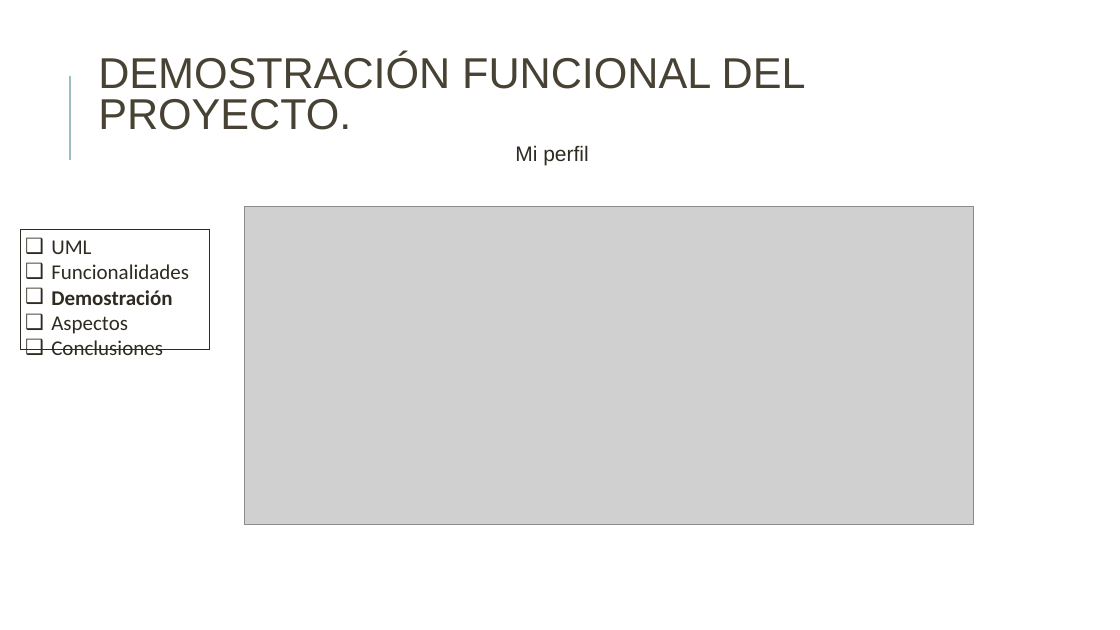
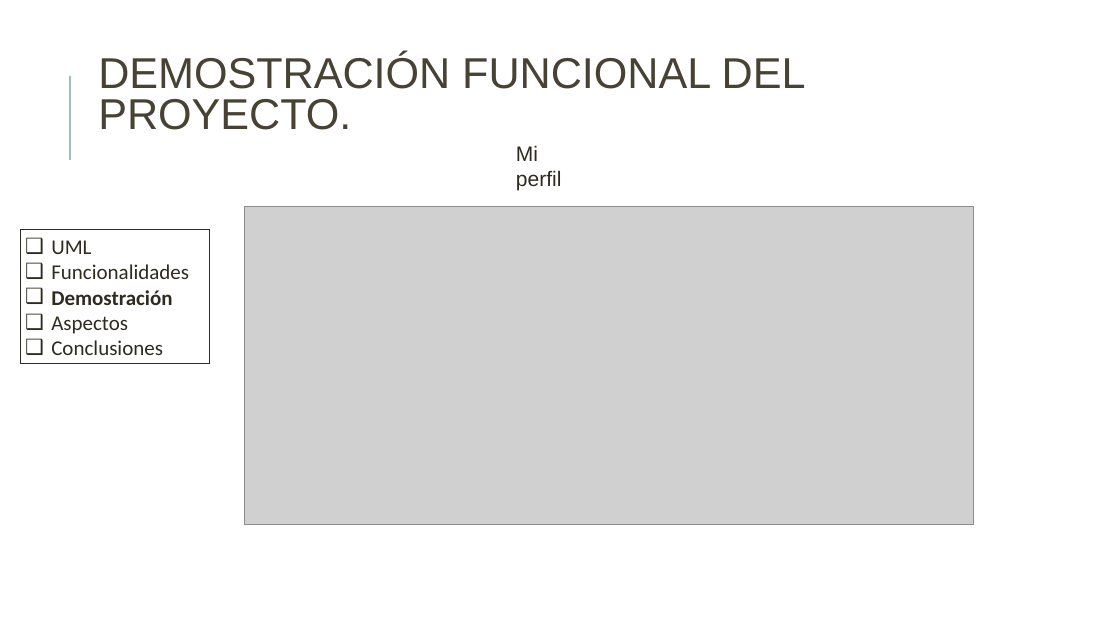
Before and after one commit to danielallhoff/M17-G4-AirDSS, a slide deck: slide 15 of AIRDSS.pptx. Drawn at 1120x630 pixels with LibreOffice and Linux fonts; fonts in the diff are those of the drawing; grey boxes stand for pictures. Boxes give left, top, right and bottom in pixels: in the first picture for what was removed or moved away, otherwise in the second. Text is boxed around its words. In the diff, an @@ line names an element or a change of style, - is before the commit and + after.

```diff
--- a/AIRDSS.pptx
+++ b/AIRDSS.pptx
@@ text "Mi perfil" rewrapped from (515,145,588,165) to (516,145,561,191) @@
@@ rectangle "UML": place and size @@
-rectangle "UML" at (21,229,210,350)
+rectangle "UML" at (21,229,210,364)
```
Also in this commit, not shown: 17 other slides changed.
